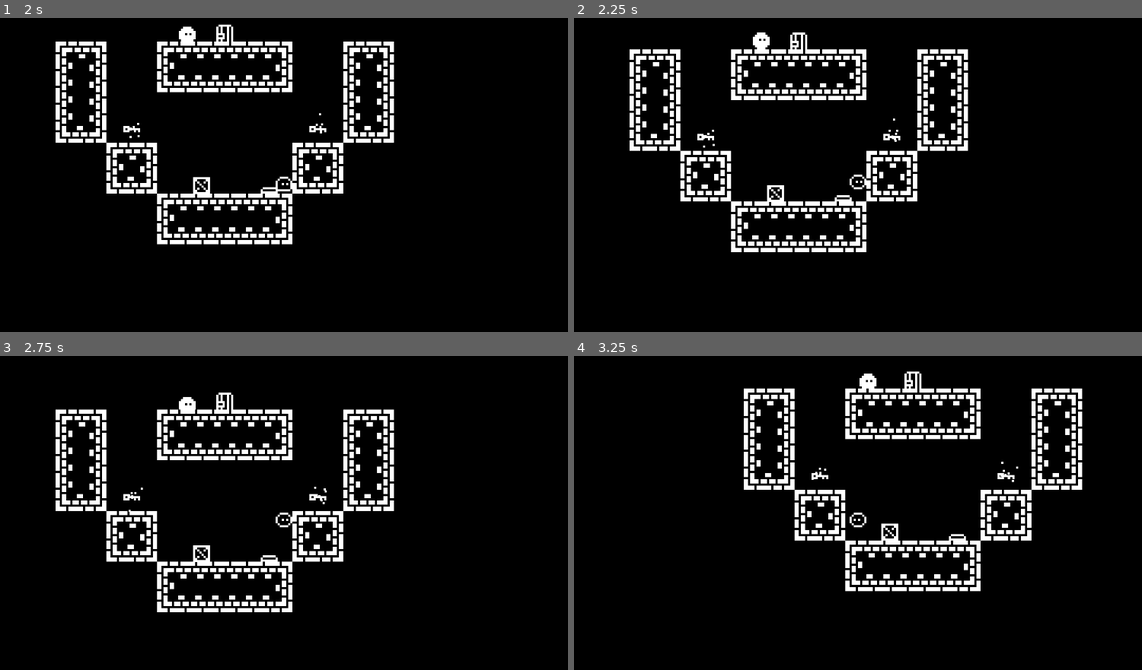
Above: before the commit, frames 1-4 (two rows, left to right).
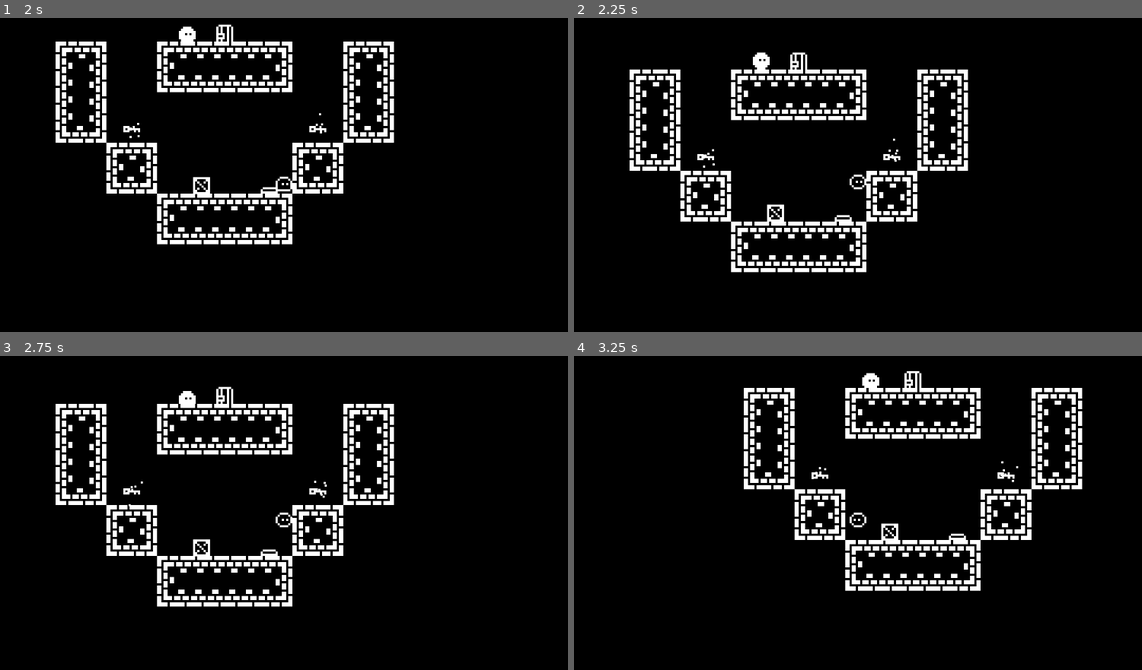
Above: after the commit, the same moments.

Repository: cecilj08-ux/binary-platformer-game
Game: Godot game, scene res://tscn/menu.tscn
Same seed, same stepped clock (60 frames per second), same inputs: the game is played once before the commit and once after it.
Inputs:
- Up to frame 1 (2 s): click "Start" at 0.5 s; tap Enter at 1.25 s; hold D (right) from 1.28 s (still down); hold W (up) from 1.28 s (still down)
- Up to frame 2 (2.25 s): keep holding D (right); release W (up) at 2.03 s; tap W (up) at 2.1 s
- Up to frame 3 (2.75 s): keep holding D (right); tap W (up) at 2.27, 2.57 s
- Up to frame 4 (3.25 s): release D (right) at 2.78 s; hold A (left) from 2.78 s (still down); hold W (up) from 2.78 s (still down)

Frame 1 is identical in both runs. In frame 2, 11% of the frame differs, in the area x 9-70%, y 4-82%; in frame 3, 8.5%; in frame 4, 2.5%.

Commit message:
0.10.3.1: Improved wall-sticking
Kudos to a friend for solving this

Diff:
--- a/gd/player.gd
+++ b/gd/player.gd
@@ -25,6 +25,8 @@
 # TODO: make the sprite change when hanging on a wall
 var flipped_walk_sprite := preload("res://resources/1bit slime platformer/hybrid_bg/slime_walk_h_flipped.png")
 
+func apply_gravity(delta) -> void: velocity += get_gravity() * (delta if Input.is_action_pressed("up") else delta*3)
+
 func death() -> void:
 	set_collision_layer_value(5, false)
 	$playerHitbox.set_collision_mask_value(5,false)
@@ -43,9 +45,10 @@
 
 func _physics_process(delta: float) -> void:
 # Gravity
-	if (not is_on_floor()) and (not is_on_wall()): velocity += get_gravity() * (delta if Input.is_action_pressed("up") else delta*3)
+	if (not is_on_floor()) and (not is_on_wall()): apply_gravity(delta)
 	elif is_on_wall_only():
-		velocity.y = 30 if Input.is_action_pressed("down") else 0
+		if velocity.y < 0 and Input.is_action_pressed("up"): apply_gravity(delta)
+		else: velocity.y = 30 if Input.is_action_pressed("down") else 0
 		was_on_wall = true
 	elif is_on_floor(): was_on_wall = false
 	if velocity.y > fallspeed_cap: velocity.y = fallspeed_cap
--- a/tscn/enemy_slime.tscn
+++ b/tscn/enemy_slime.tscn
@@ -107,34 +107,32 @@
 [sub_resource type="RectangleShape2D" id="RectangleShape2D_0y1p5"]
 size = Vector2(8, 7)
 
-[node name="enemy_slime" type="CharacterBody2D"]
-collision_layer = 20
+[node name="enemy_slime" type="CharacterBody2D" unique_id=937087587]
+collision_layer = 52
 script = ExtResource("1_waapy")
 
-[node name="collision" type="CollisionShape2D" parent="."]
+[node name="collision" type="CollisionShape2D" parent="." unique_id=855399104]
 shape = SubResource("RectangleShape2D_080n8")
 
-[node name="Sprite2D" type="Sprite2D" parent="."]
+[node name="Sprite2D" type="Sprite2D" parent="." unique_id=1580044052]
 texture = ExtResource("2_n3j74")
 hframes = 2
 vframes = 2
 
-[node name="AnimationPlayer" type="AnimationPlayer" parent="Sprite2D"]
-libraries = {
-&"": SubResource("AnimationLibrary_srapi")
-}
+[node name="AnimationPlayer" type="AnimationPlayer" parent="Sprite2D" unique_id=2109320414]
+libraries/ = SubResource("AnimationLibrary_srapi")
 
-[node name="detection" type="Area2D" parent="."]
+[node name="detection" type="Area2D" parent="." unique_id=240215450]
 collision_layer = 0
 collision_mask = 16
 
-[node name="CollisionShape2D" type="CollisionShape2D" parent="detection"]
+[node name="CollisionShape2D" type="CollisionShape2D" parent="detection" unique_id=1808473164]
 shape = SubResource("CircleShape2D_n3j74")
 debug_color = Color(0.82314396, 0.39966968, 0, 0.41960785)
 
-[node name="Area2D" type="Area2D" parent="."]
+[node name="Area2D" type="Area2D" parent="." unique_id=1866371956]
 
-[node name="CollisionShape2D" type="CollisionShape2D" parent="Area2D"]
+[node name="CollisionShape2D" type="CollisionShape2D" parent="Area2D" unique_id=1484099510]
 position = Vector2(0, 0.5)
 shape = SubResource("RectangleShape2D_0y1p5")
 debug_color = Color(1, 0.015686275, 0.023529412, 0.41960785)
--- a/tscn/player.tscn
+++ b/tscn/player.tscn
@@ -142,40 +142,38 @@
 
 [sub_resource type="WorldBoundaryShape2D" id="WorldBoundaryShape2D_6sl1v"]
 
-[node name="player" type="CharacterBody2D"]
+[node name="player" type="CharacterBody2D" unique_id=794086276]
 collision_layer = 54
 script = ExtResource("1_u4c7w")
 
-[node name="playerSprite" type="Sprite2D" parent="."]
+[node name="playerSprite" type="Sprite2D" parent="." unique_id=713142459]
 texture = ExtResource("2_u4c7w")
 hframes = 2
 vframes = 2
 
-[node name="AnimationPlayer" type="AnimationPlayer" parent="playerSprite"]
-libraries = {
-&"": SubResource("AnimationLibrary_08a46")
-}
-
-[node name="playerCollision" type="CollisionShape2D" parent="."]
+[node name="AnimationPlayer" type="AnimationPlayer" parent="playerSprite" unique_id=957333527]
+libraries/ = SubResource("AnimationLibrary_08a46")
+
+[node name="playerCollision" type="CollisionShape2D" parent="." unique_id=913928945]
 shape = SubResource("RectangleShape2D_ip2ov")
 
-[node name="playerHitbox" type="Area2D" parent="."]
+[node name="playerHitbox" type="Area2D" parent="." unique_id=669966532]
 collision_layer = 0
 collision_mask = 16
 
-[node name="CollisionShape2D" type="CollisionShape2D" parent="playerHitbox"]
+[node name="CollisionShape2D" type="CollisionShape2D" parent="playerHitbox" unique_id=487081757]
 position = Vector2(0, 0.5)
 shape = SubResource("RectangleShape2D_u4c7w")
 debug_color = Color(1, 0.016198115, 0.022938538, 0.41960785)
 
-[node name="coyoteTimer" type="Timer" parent="."]
+[node name="coyoteTimer" type="Timer" parent="." unique_id=860478476]
 wait_time = 0.1
 one_shot = true
 
-[node name="Camera2D" type="Camera2D" parent="."]
+[node name="Camera2D" type="Camera2D" parent="." unique_id=1112769505]
 zoom = Vector2(4, 4)
 
-[node name="eatingParticles" type="CPUParticles2D" parent="."]
+[node name="eatingParticles" type="CPUParticles2D" parent="." unique_id=262667829]
 position = Vector2(0, 1)
 emitting = false
 texture = SubResource("AtlasTexture_hsluc")
@@ -191,7 +189,7 @@
 scale_amount_min = 0.5
 scale_amount_max = 0.75
 
-[node name="oobParticles" type="CPUParticles2D" parent="."]
+[node name="oobParticles" type="CPUParticles2D" parent="." unique_id=1347757751]
 position = Vector2(0, 1)
 emitting = false
 texture = SubResource("AtlasTexture_hsluc")
@@ -209,11 +207,11 @@
 scale_amount_min = 0.5
 scale_amount_max = 0.75
 
-[node name="crateDetection" type="Area2D" parent="."]
+[node name="crateDetection" type="Area2D" parent="." unique_id=223418210]
 collision_layer = 33
 collision_mask = 33
 
-[node name="CollisionShape2D" type="CollisionShape2D" parent="crateDetection"]
+[node name="CollisionShape2D" type="CollisionShape2D" parent="crateDetection" unique_id=345009954]
 position = Vector2(0, 5)
 shape = SubResource("WorldBoundaryShape2D_6sl1v")
 
Not shown: 1 places in tscn/enemy_slime.tscn that only renumber resources
Not shown: 1 places in tscn/player.tscn that only renumber resources
